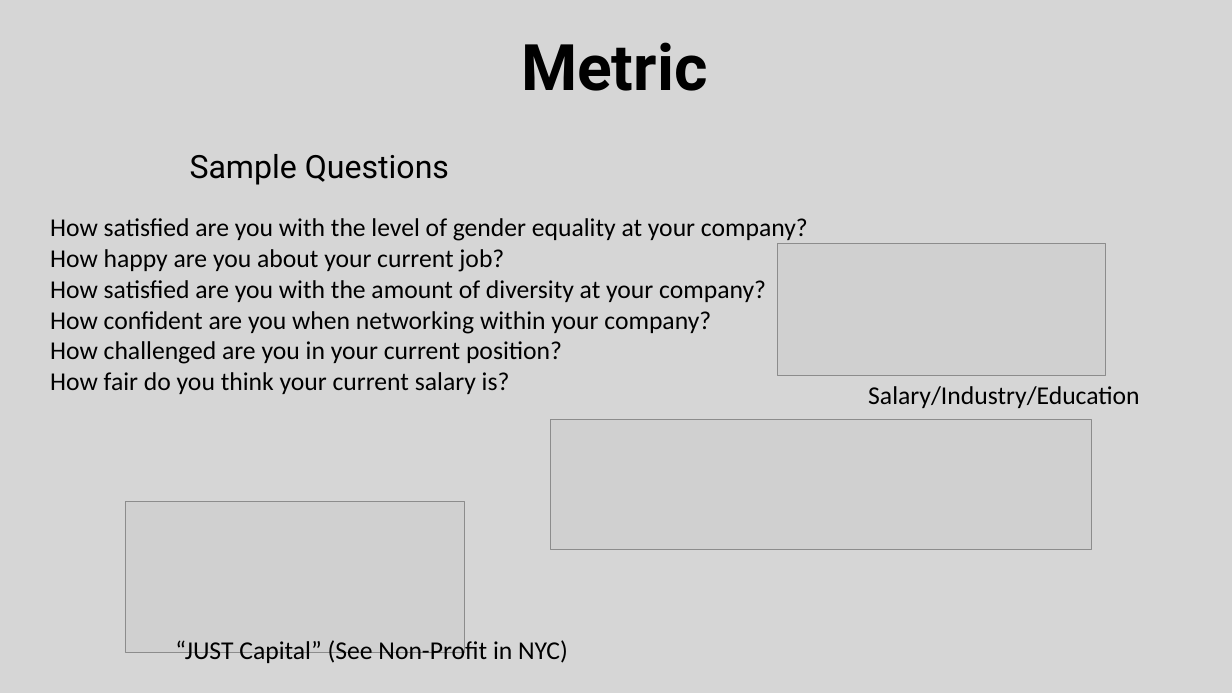
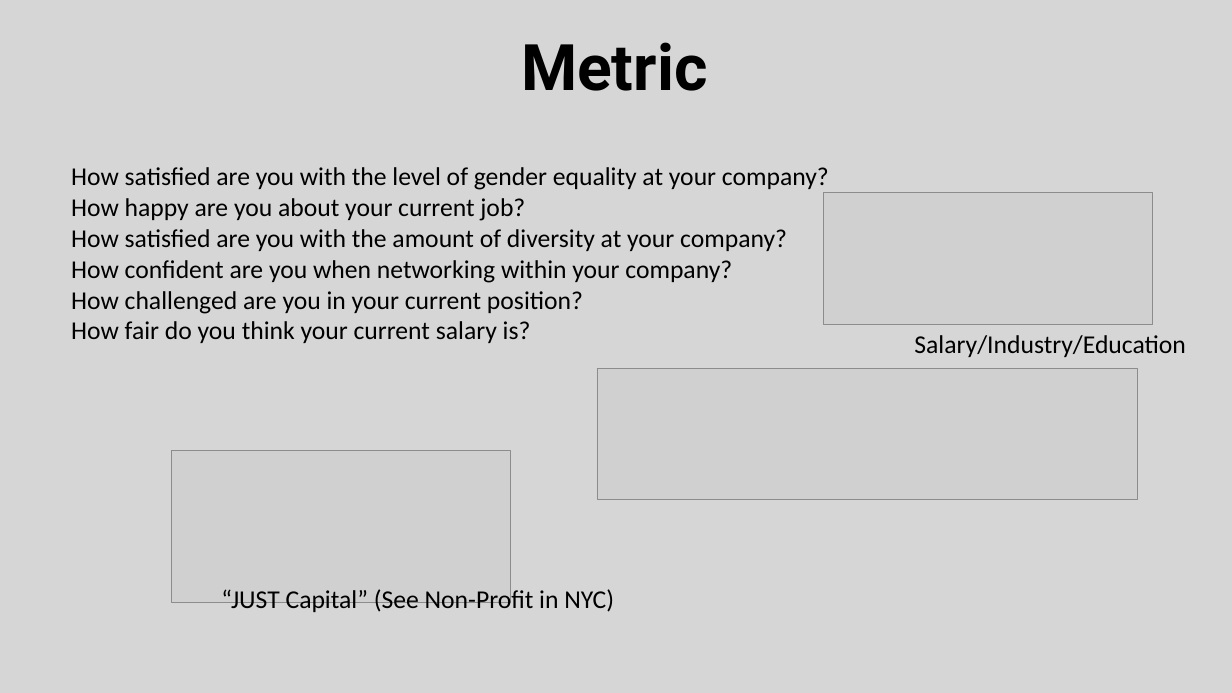
Before and after one commit to margaretmf/margaretmf.github.io, a slide deck: slide 10 of aware.pptx. Drawn at 1232x693 pixels with LibreOffice and Linux fonts; fonts in the diff are those of the drawing; grey boxes stand for pictures. Boxes give left, top, right and bottom in pixels: in the first picture for what was removed or moved away, otherwise in the second. Text is boxed around its words. In the diff, an @@ line names an element or a change of style, - is before the commit and + after.

```diff
--- a/aware.pptx
+++ b/aware.pptx
@@ text "How satisfied are you with ...": place and size @@
-text "How satisfied are you with ..." at (50,218,808,394)
+text "How satisfied are you with ..." at (71,167,829,343)
@@ text at (71,167,829,190): alignment centre to left @@
@@ text removed at (190,154,449,185) @@
-Sample Questions
@@ 3 pictures, 2 texts: place and size @@
-3 pictures, 2 texts at (125,243,1139,663)
+3 pictures, 2 texts at (171,193,1185,612)
```
Also in this commit, not shown: 1 other slide changed.
